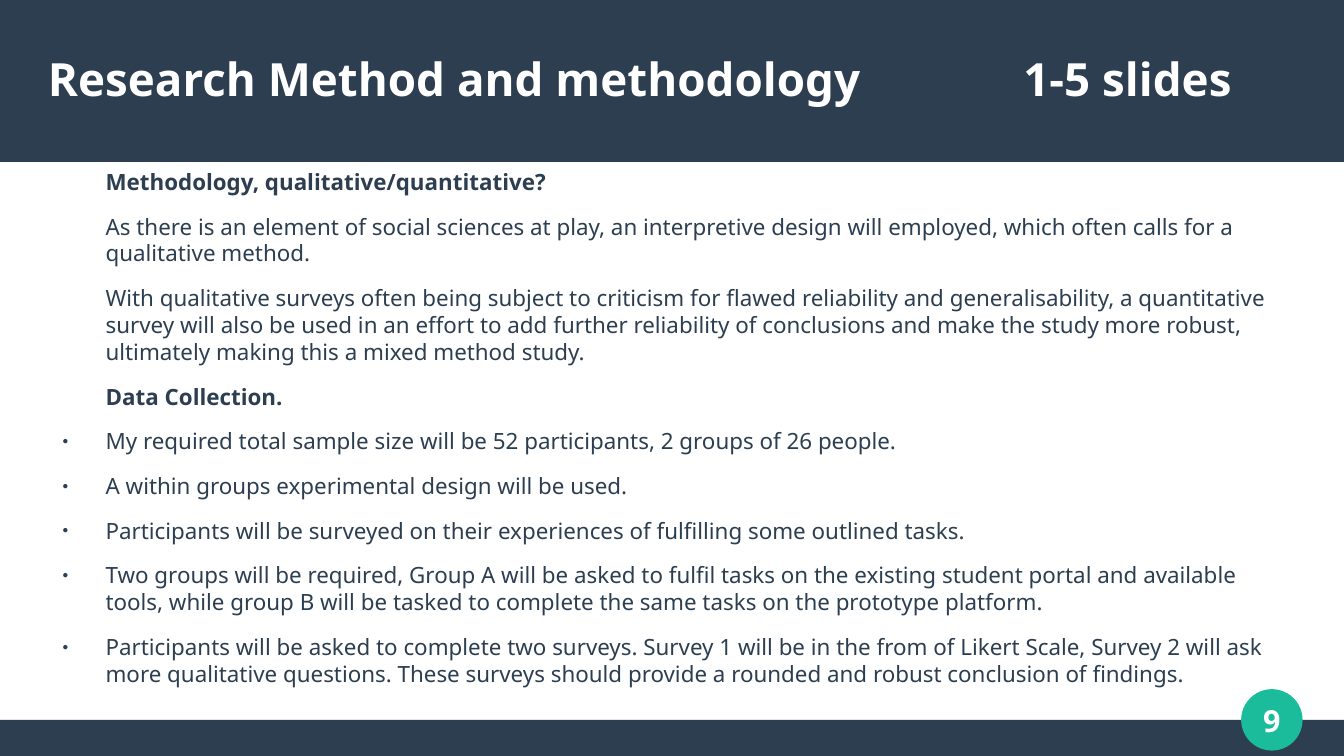
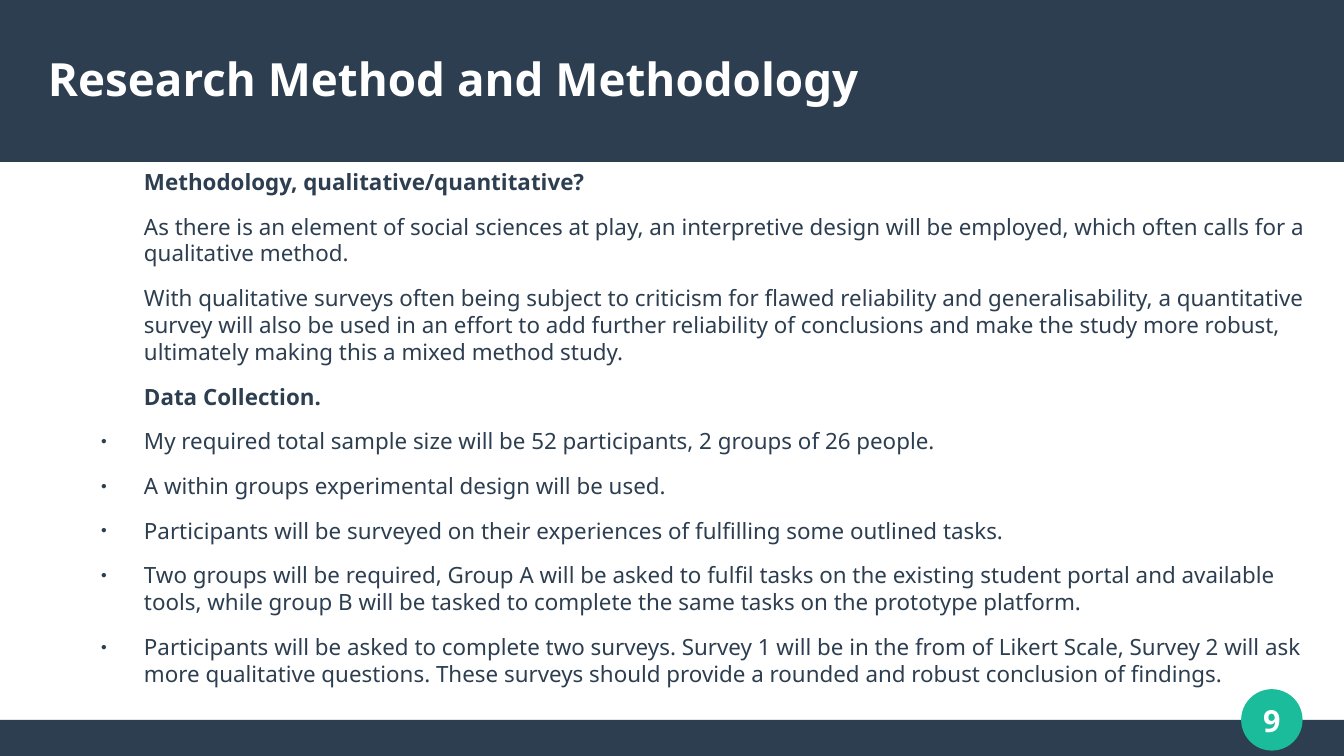
Before and after one commit to dannydaley/myUniSocial, a slide deck: slide 9 of Documentation/COMP320 PRESENTATION.odp. Drawn at 1344x756 pixels with LibreOffice and Linux fonts; fonts in the diff are those of the drawing. Boxes give left, top, right and bottom in pixels: in the first picture for what was removed or moved away, otherwise in the second. Text is boxed around its words. In the diff, an @@ line names an element or a change of style, - is before the commit and + after.

Commit message:
Finished presentation

```diff
--- a/Documentation/COMP320 PRESENTATION.odp
+++ b/Documentation/COMP320 PRESENTATION.odp
@@ title at bbox=[48, 61, 858, 107]: text changed @@
-Research Method and methodology 1-5 slides
+Research Method and Methodology
@@ text "Methodology, qualitative/quantitative?": place and size @@
-text "Methodology, qualitative/quantitative?" at bbox=[106, 173, 1264, 687]
+text "Methodology, qualitative/quantitative?" at bbox=[144, 173, 1304, 687]
@@ text at bbox=[144, 218, 1304, 267]: text changed @@
-As there is an element of social sciences at play, an interpretive design will employed, which often calls for a qualitative method.
+As there is an element of social sciences at play, an interpretive design will be employed, which often calls for a qualitative method.
```
Also in this commit, not shown: 16 other slides changed, 2 other files.
